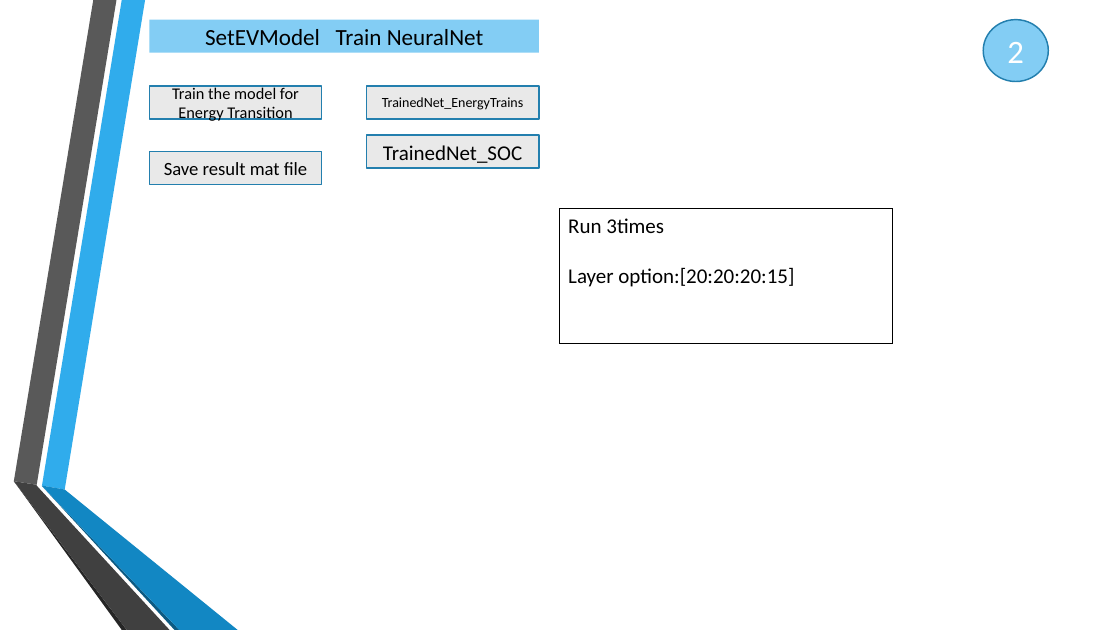
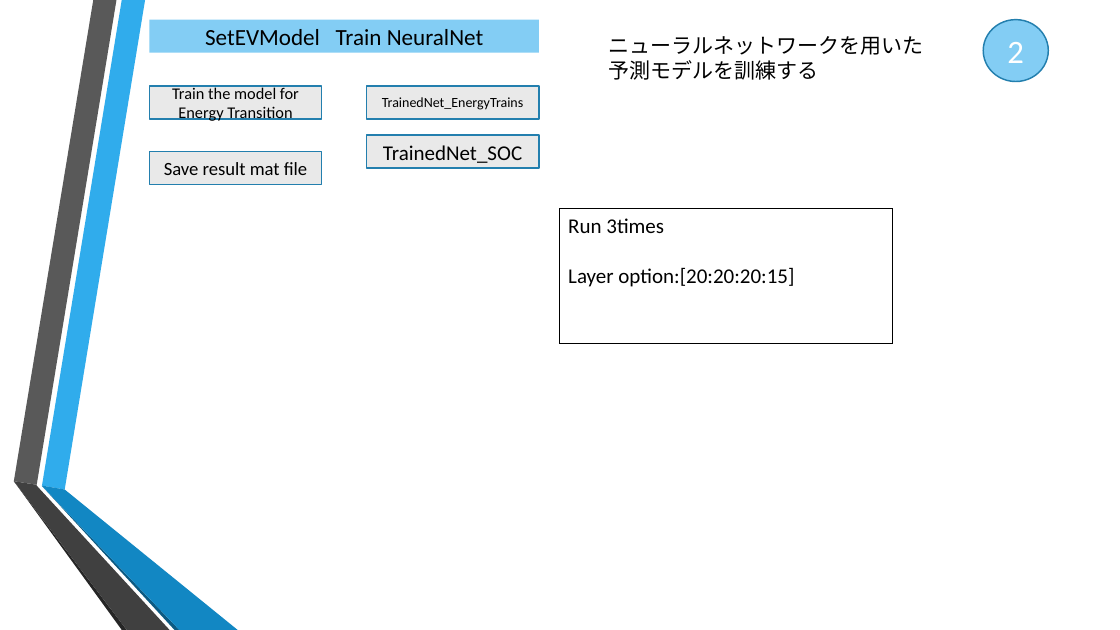
Before and after one commit to daisukekodaira/Probabilistic-Forecasting-Model-for-Non-normally-Distributed-EV-Charging-Demand, a slide deck: slide 6 of 2. Documents/EV Forecasting Model document.pptx. Drawn at 1120x630 pixels with LibreOffice and Linux fonts; fonts in the diff are those of the drawing; background and template pictures are left out. Boxes give left, top, right and bottom in pixels: in the first picture for what was removed or moved away, otherwise in the second. Text is boxed around its words. In the diff, an @@ line names an element or a change of style, - is before the commit and + after.

```diff
--- a/2. Documents/EV Forecasting Model document.pptx
+++ b/2. Documents/EV Forecasting Model document.pptx
@@ text added at <box>608,36,923,80</box>, 18 pt, text #000000 @@
+ニューラルネットワークを用いた予測モデルを訓練する
```
Also in this commit, not shown: 6 other slides changed, 1 slide removed.
